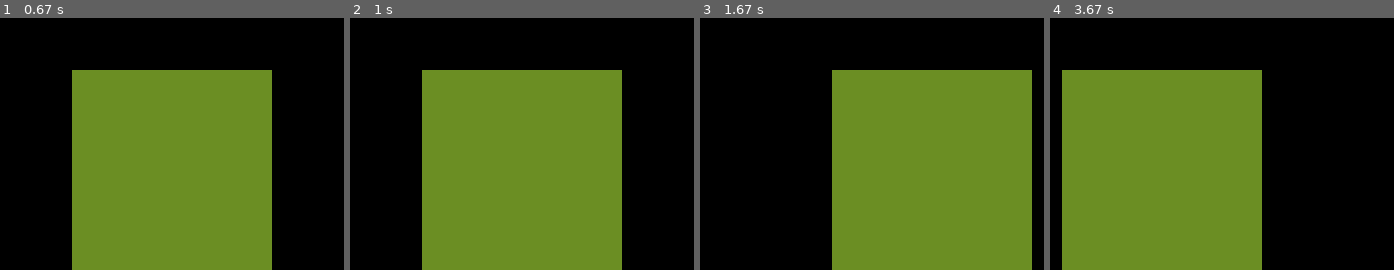
Above: before the commit, frames 1-4 (left to right).
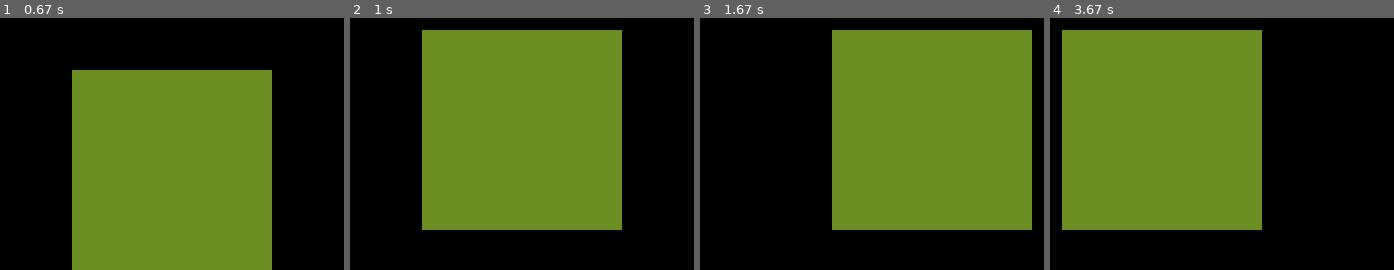
Above: after the commit, the same moments.

Repository: code-n-cry/pygame-tutoring-project
Game: pygame game, started from main2.py
Two runs of this game, one before a commit and one after it. Both use one fixed random seed, a clock stepped at 60 frames per second and the inputs below.
Inputs:
- Up to frame 1 (0.67 s): hold D from 0.33 s (still down)
- Up to frame 2 (1 s): release D at 0.8 s; hold W from 0.83 s (still down)
- Up to frame 3 (1.67 s): release W at 1.28 s; hold D from 1.32 s (still down)
- Up to frame 4 (3.67 s): release D at 1.83 s; hold A 1.87-2.4 s; hold S 2.43-2.97 s; hold A 3-3.55 s; hold W from 3.58 s (still down)

Frame 1 is identical in both runs. In frame 2, 18% of the frame differs, in the area x 20-80%, y 4-100%; in frame 3, 18%; in frame 4, 18%.

Commit message:
добавил движение вниз и вверх

Diff:
--- a/main2.py
+++ b/main2.py
@@ -13,6 +13,7 @@
 drawing = False
 running = True
 speed_x = 10
+speed_y = 10
 rect = pygame.Rect(10, 500, 100, 100)
 while running:
     for event in pygame.event.get():
@@ -28,6 +29,10 @@
             rect.x += speed_x
         if pressed_keys[pygame.K_a] and rect.x > 0:
             rect.x -= speed_x
+        if pressed_keys[pygame.K_w] and rect.y > 0:
+            rect.y -= speed_y
+        if pressed_keys[pygame.K_s] and rect.y + 100 < HEIGHT:
+            rect.y += speed_y
         screen.fill((0, 0, 0))
         pygame.draw.rect(screen, (107, 142, 35), rect)
         clock.tick(60)
